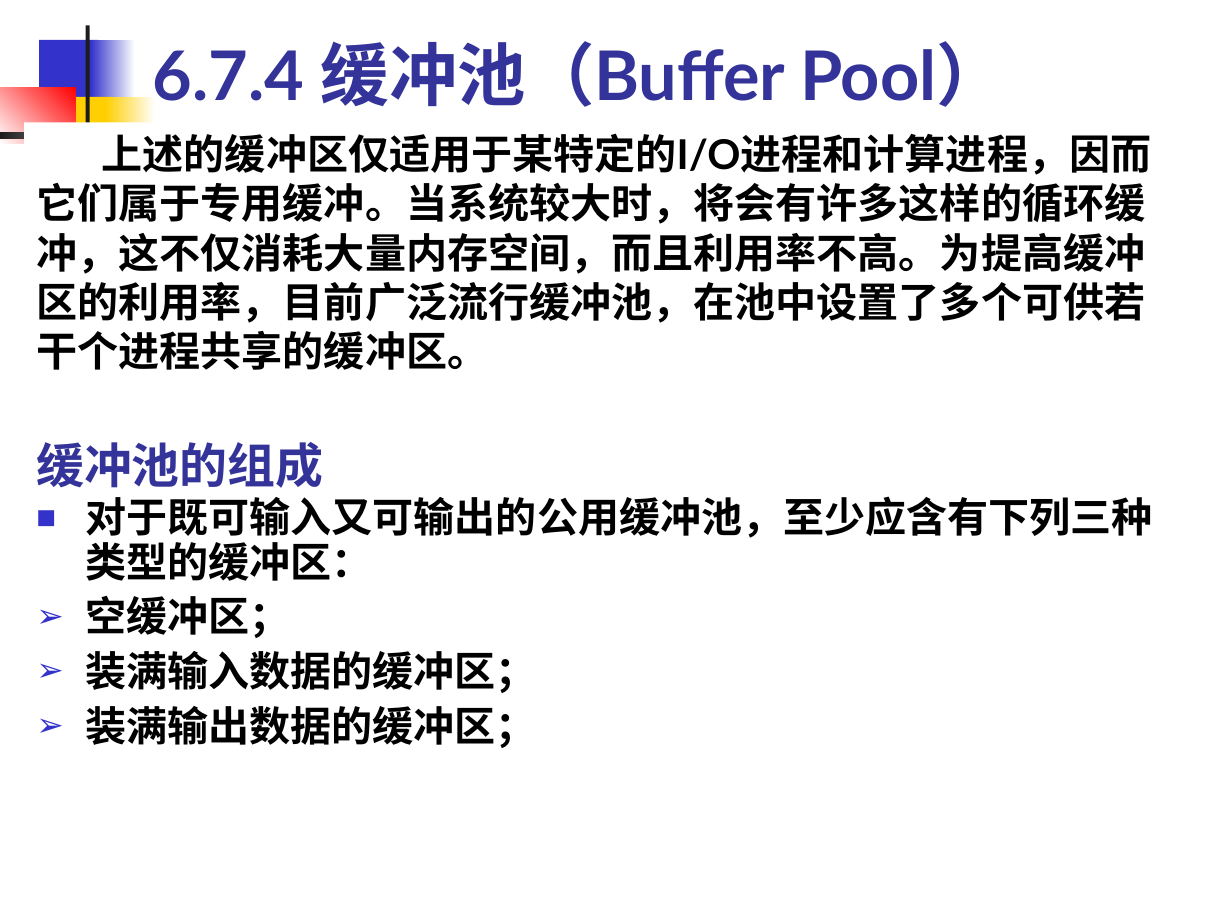
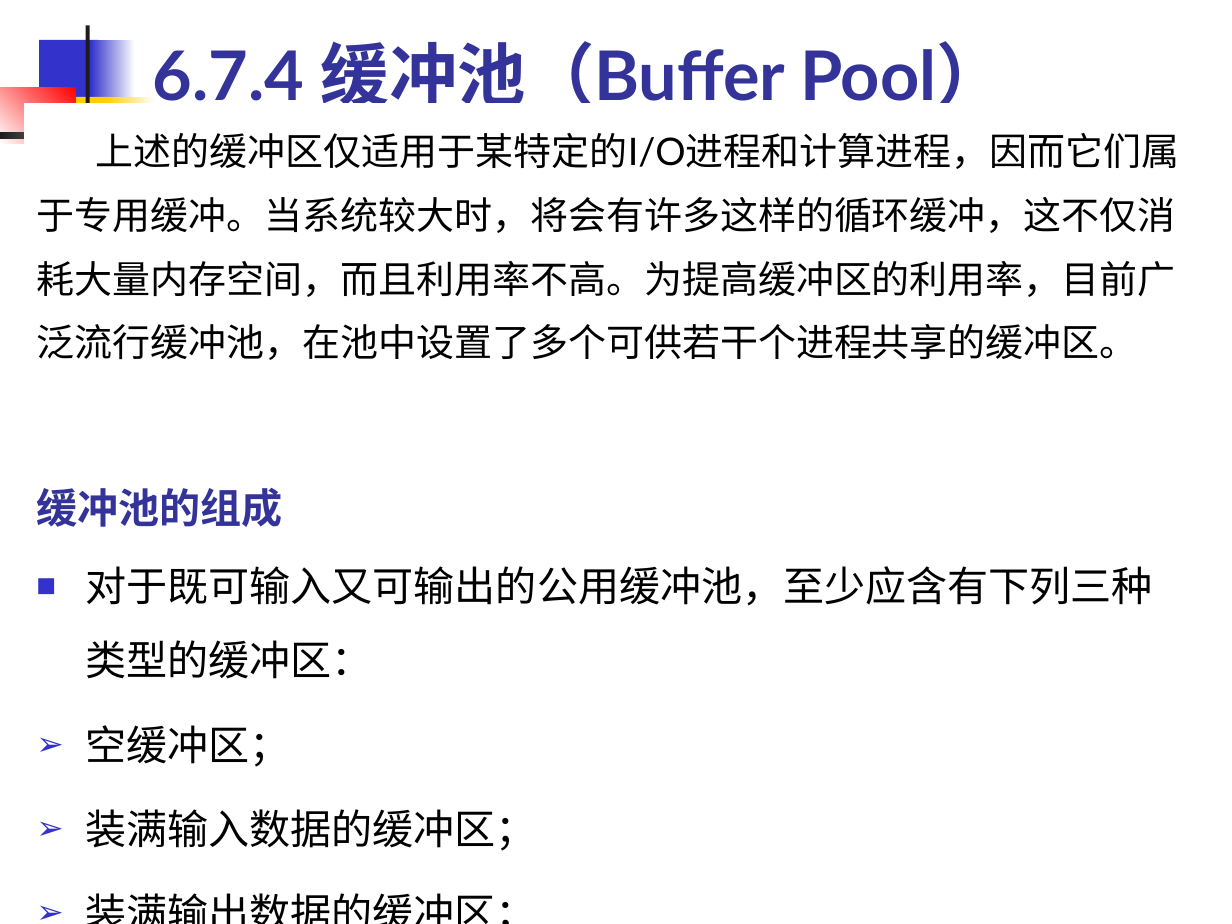
Before and after one commit to edu2act/course-OS, a slide deck: slide 57 of materials/slides/OS_Chap 6.ppt. Drawn at 1232x924 pixels with LibreOffice and Linux fonts; fonts in the diff are those of the drawing. Boxes give left, top, right and bottom in pixels: in the first picture for what was removed or moved away, otherwise in the second. Text is boxed around its words. In the diff, an @@ line names an element or a change of style, - is before the commit and + after.

```diff
--- a/materials/slides/OS_Chap 6.ppt
+++ b/materials/slides/OS_Chap 6.ppt
@@ text "上述的缓冲区仅适用于某特定的I/O进程和计算进程，因而它们属于专用缓冲。当系统较大时，将会有许多这样的循环缓冲，这不仅消 ..." at <box>36,133,1180,360</box>: size 24 to 22.2 pt, bold off; line spacing 1 to 1.4 @@
@@ text "缓冲池的组成": place and size @@
-text "缓冲池的组成" at <box>36,442,323,488</box>
+text "缓冲池的组成" at <box>36,488,282,527</box>
@@ text "缓冲池的组成" at <box>36,488,282,527</box>: size 28 to 24 pt @@
@@ text "对于既可输入又可输出的公用缓冲池，至少应含有下列三种类型的缓冲区：": place and size @@
-text "对于既可输入又可输出的公用缓冲池，至少应含有下列三种类型的缓冲区：" at <box>85,496,1153,748</box>
+text "对于既可输入又可输出的公用缓冲池，至少应含有下列三种类型的缓冲区：" at <box>85,566,1153,851</box>
@@ text "对于既可输入又可输出的公用缓冲池，至少应含有下列三种类型的缓冲区：" at <box>85,566,1153,851</box>: bold off; line spacing 0.9 to 1.5 @@
```
Also in this commit, not shown: 60 other slides changed, 7 other files.
